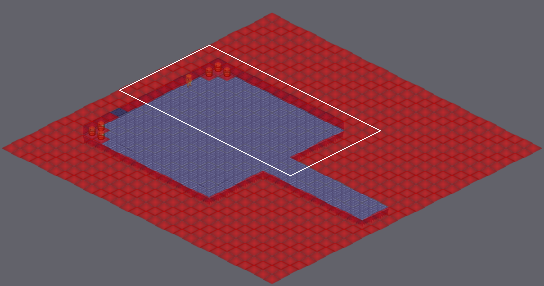
One commit to this Tiled map: Game/maps/FiringRange.tmx. Above, an overview of the earlier version with the close-up marked.
Close-up. First the earlier version:
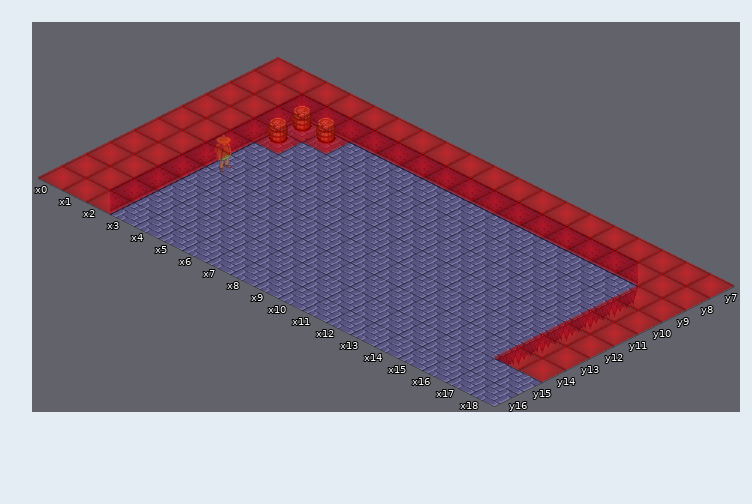
Cells are 64x32 px. Isometric: x runs down to the right, y down to the left. Shown: x 0..18, y 7..16. The commit also changed other parts of the map, which this record leaves out.
After:
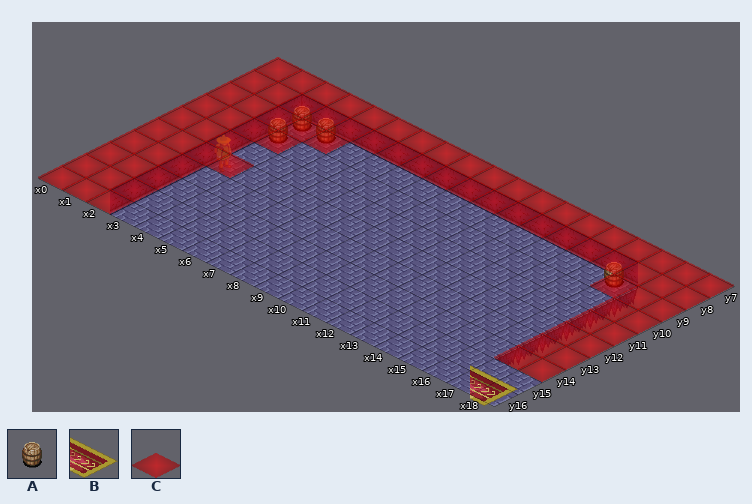
Key: from "shop_props": A 11, B 25; from "tileset_dungeon_lvl1": C 28.
_ is an empty cell, . an unchanged one.
Changes in this commit:
--- layer "graphics4"
@@ x 16..16 @@
- 9 _
+ 9 A
@@ x 18..18 @@
-16 _
+16 B
--- layer "Collisions"
@@ x 16..16 @@
- 9 _
+ 9 C
@@ x 3..3 @@
-12 _
+12 C
Boxes around the changes in both close-ups, in picture pixels (x1, y1, x2, y2):
added: (206, 153, 254, 178)
added: (590, 262, 638, 298)
added: (470, 365, 518, 406)
